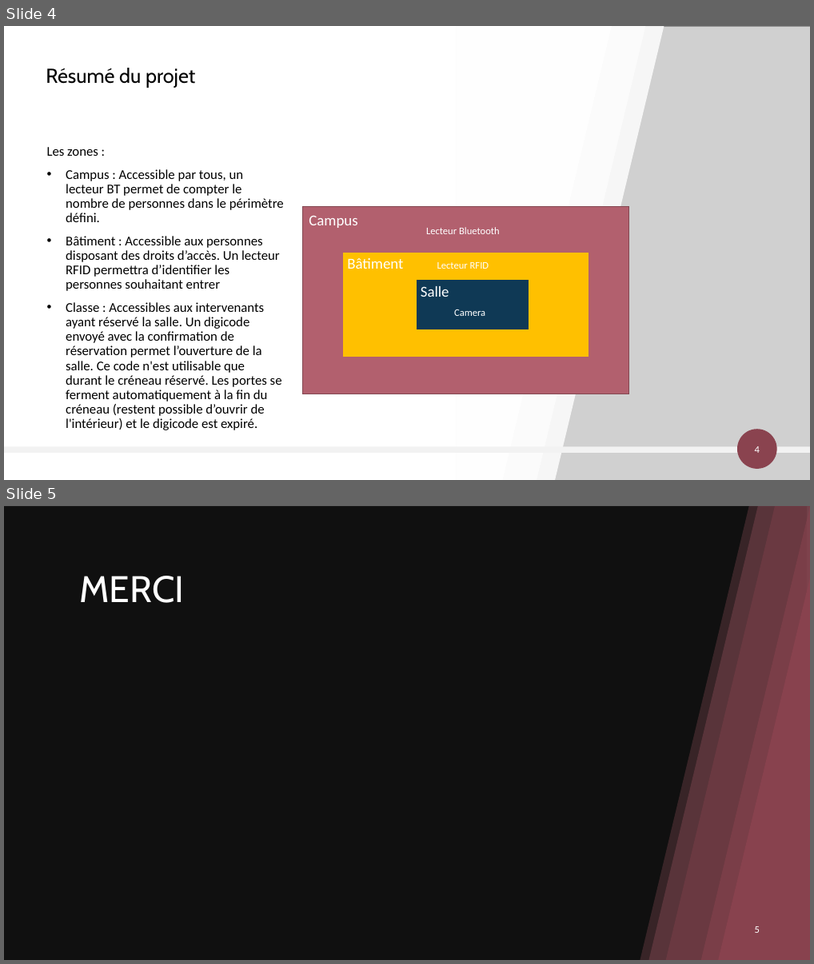
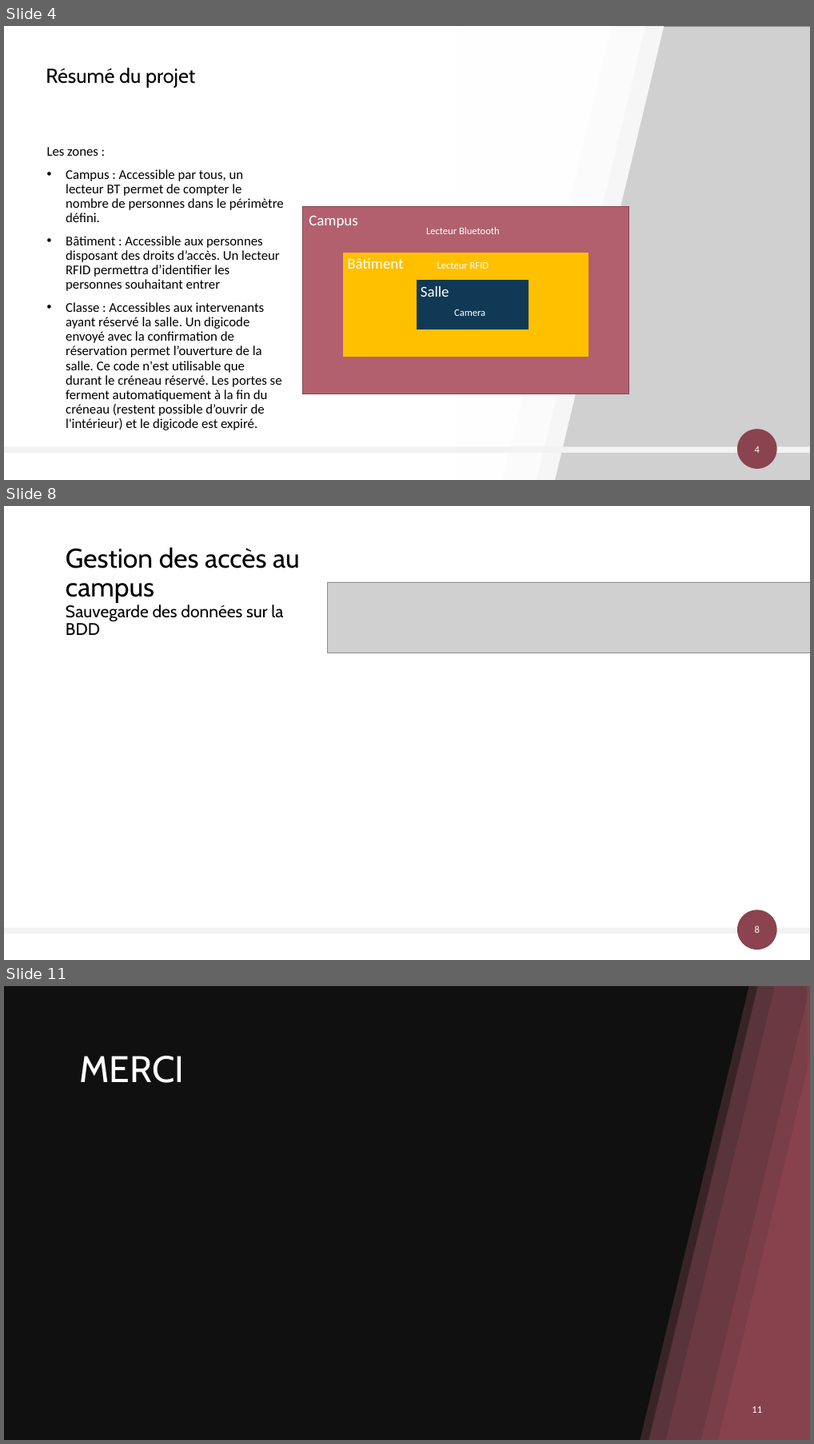
Before and after one commit to AlexandreSaxemard/GestionAccesBatiment, a slide deck: Docs/Gestion des accès au bâtiment.pptx. Shown one above the other, each under a label of ours: slides 4 and 5 before the commit, slides 4, 8 and 11 after it; the slides between them are not shown. The pictures are 814x964 and 814x1444 pixels, drawn with LibreOffice and Linux fonts; fonts in the diff are those of the drawing; grey boxes stand for pictures; background and template pictures are left out; a plain dark background stands for a picture behind light text. Boxes give left, top, right and bottom in pixels: in the first picture for what was removed or moved away, otherwise in the second. Text is boxed around its words. In the diff, an @@ line names an element or a change of style, - is before the commit and + after.

```diff
--- a/Docs/Gestion des accès au bâtiment.pptx
+++ b/Docs/Gestion des accès au bâtiment.pptx
@@ slide 8 added at [4,506,810,960], background #FFFFFF @@
@@ title added at [66,547,300,635], 20 pt, text #000000 @@
+Gestion des accès au campus
+Sauvegarde des données sur la BDD
@@ picture added at [328,582,810,653] @@
@@ ellipse added at [738,909,778,949], fill #8A434F @@
@@ rectangle added at [4,928,810,934], fill #F2F2F2 @@
@@ page number added at [755,925,760,932], 12 pt, text #FFFFFF @@
+8
@@ what was slide 5 is now slide 11 @@
@@ page number at [752,1406,762,1412]: text changed @@
-5
+11
```
Also in this commit, not shown: 1 slide changed, 5 other slides added, 1 other file.
